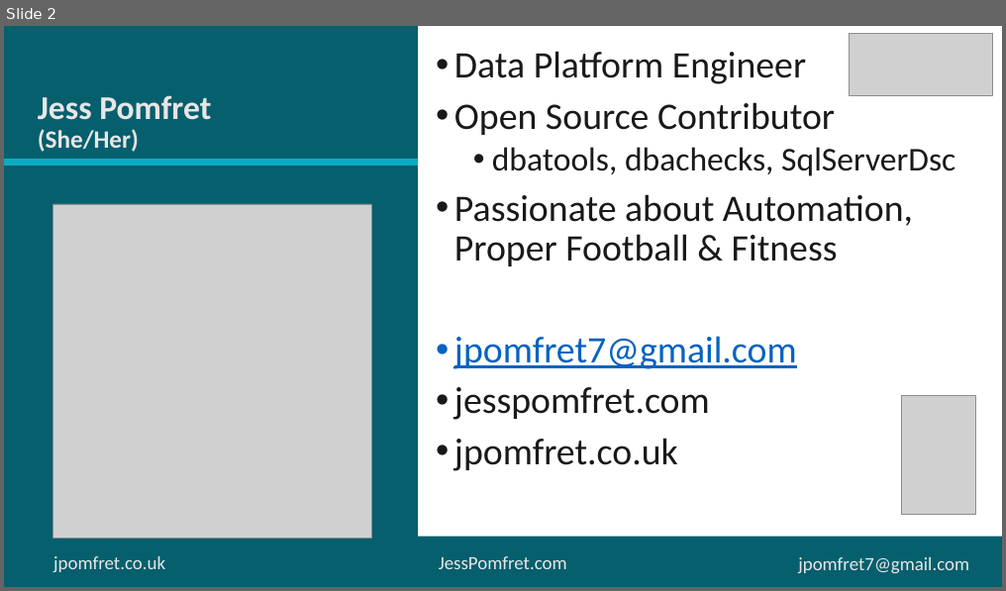
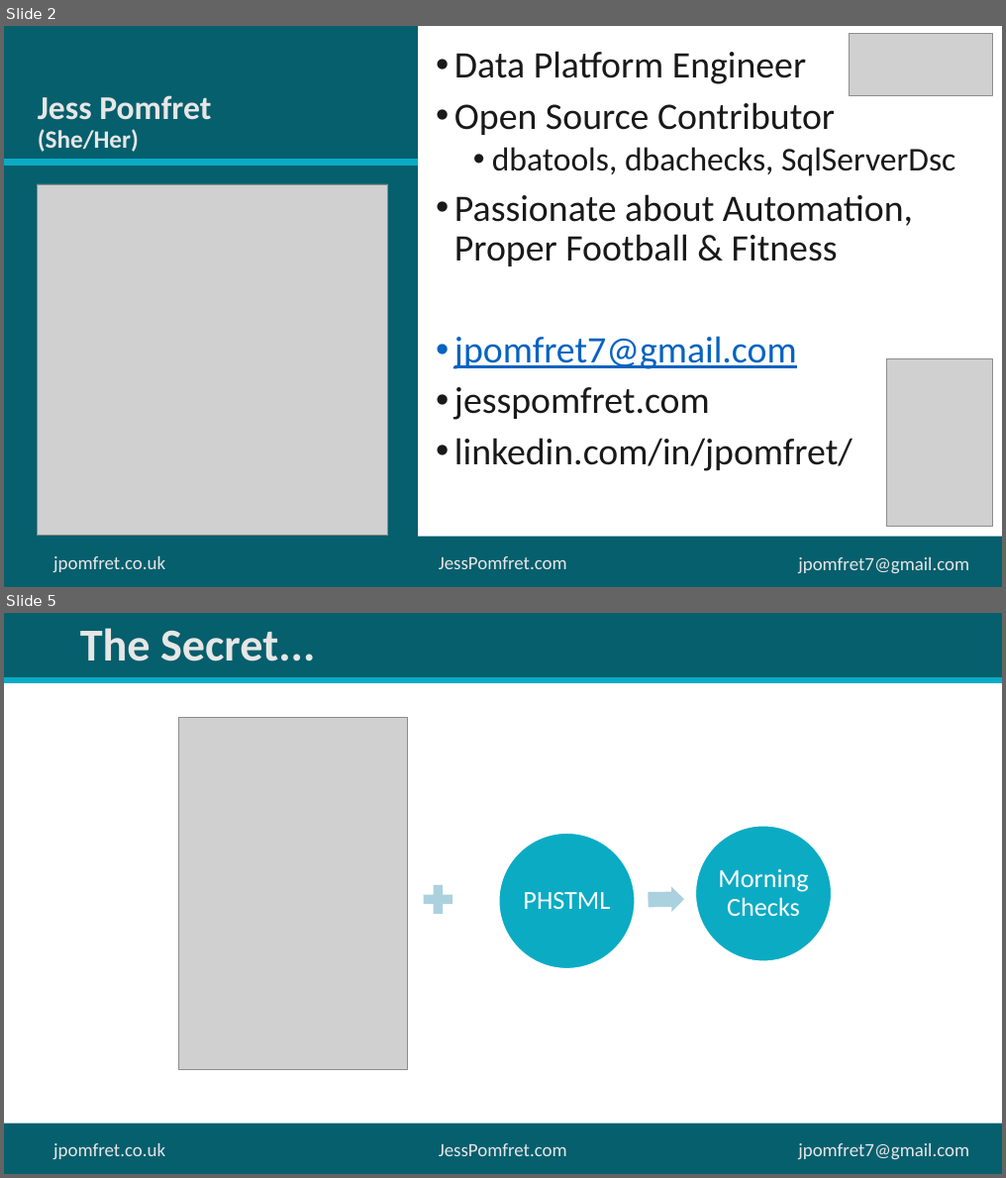
Before and after one commit to jpomfret/dbatools-MorningChecks, a slide deck: dbatools-MorningChecks.pptx. Shown one above the other, each under a label of ours: slide 2 before the commit, slides 2 and 5 after it; the slides between them are not shown. The pictures are 1006x591 and 1006x1178 pixels, drawn with LibreOffice and Linux fonts; fonts in the diff are those of the drawing; grey boxes stand for pictures; background and template pictures are left out. Boxes give left, top, right and bottom in pixels: in the first picture for what was removed or moved away, otherwise in the second. Text is boxed around its words. In the diff, an @@ line names an element or a change of style, - is before the commit and + after.

```diff
--- a/dbatools-MorningChecks.pptx
+++ b/dbatools-MorningChecks.pptx
@@ slide 5 added at box(4, 613, 1002, 1174), background #FFFFFF; not listed: 3 template elements that a slide beside it also shows @@
@@ rectangle added at box(4, 613, 1002, 680), fill #065F6D @@
@@ title added at box(80, 628, 315, 662), 44 pt, text #E7E6E6, bold @@
+The Secret...
@@ line added from (4, 680) to (1002, 680), #0BABC4 6 pt @@
@@ picture added at box(179, 718, 408, 1070) @@
@@ freeform shape added at box(499, 833, 635, 968), fill #0BABC4, outline #FFFFFF 1 pt, 25 pt, text #FFFFFF @@
+PHSTML
@@ freeform shape added at box(696, 826, 832, 961), fill #0BABC4, outline #FFFFFF 1 pt, 25 pt, text #FFFFFF @@
+Morning Checks
@@ freeform shape added at box(419, 880, 458, 920), fill #ABD2DE @@
@@ freeform shape added at box(648, 886, 684, 913), fill #ABD2DE @@
@@ text added at box(439, 1144, 567, 1157), 18 pt, text #E7E6E6 @@
+JessPomfret.com
@@ slide 2 changed as well @@
@@ picture: place and size @@
-picture at box(54, 204, 371, 539)
+picture at box(37, 184, 388, 536)
@@ picture: place and size @@
-picture at box(902, 396, 976, 514)
+picture at box(887, 359, 993, 527)
@@ text at box(454, 438, 852, 472): text changed @@
-• jpomfret.co.uk
+• linkedin.com/in/jpomfret/
```
Also in this commit, not shown: 6 other slides changed, 2 other slides added, 1 slide removed.
